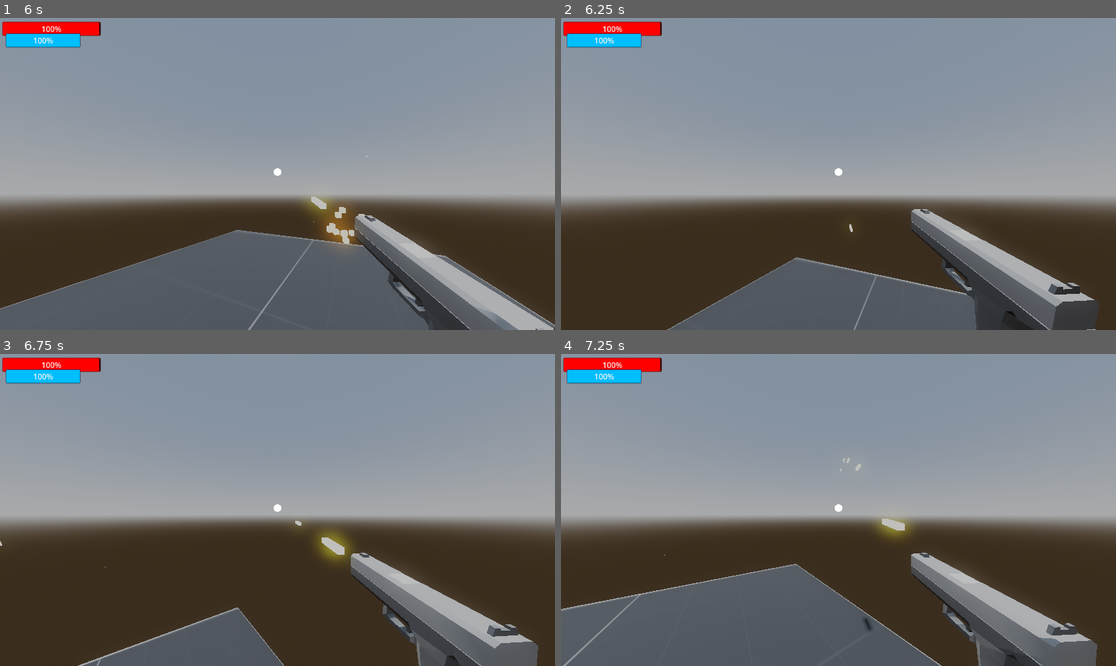
Above: before the commit, frames 1-4 (two rows, left to right).
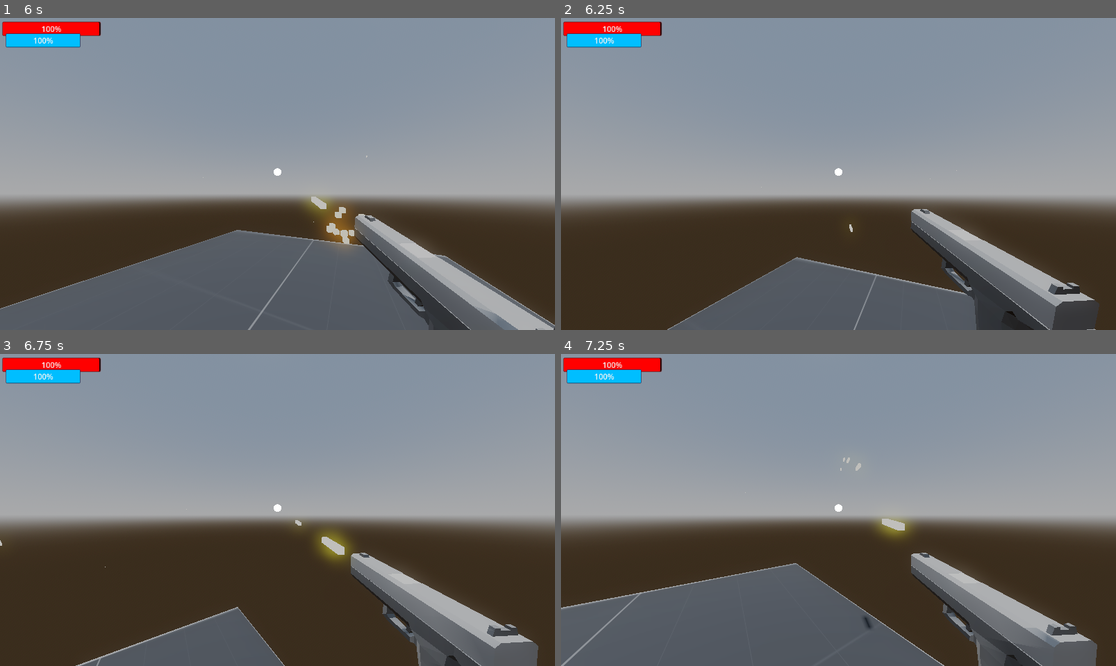
Above: after the commit, the same moments.

Repository: OliverSkogsrud/shooter
Game: Godot game, scene res://Scenes/world.tscn
The game is run twice, just before and just after one commit, with the same random seed, the same clock (stepped at 60 frames per second) and the same inputs.
Inputs (mouse positions are in pixels of both pictures, inside the frame that each line leads up to):
- Up to frame 1 (6 s): tap Enter (ui_accept) at 0.5, 0.77, 1.52, 3.02, 3.77, 4.52 s; move the mouse to (305, 174) at 0.52 s; tap A (a) at 0.6, 3.8, 4.35 s; click (305, 174) at 0.67 s; tap D (d) at 0.8, 1.35, 4.55, 5.1 s; move the mouse to (249, 174) at 1.27 s; click (249, 174) at 1.42 s; tap S (s) at 1.55, 2.1, 5.3, 5.85 s; move the mouse to (288, 167) at 2.02 s; click (288, 167) at 2.17 s; tap Ctrl (slide) at 2.3, 2.85 s; move the mouse to (271, 180) at 2.77 s; click (271, 180) at 2.92 s; tap W (w) at 3.05, 3.6 s; move the mouse to (316, 177) at 3.52 s; click (316, 177) at 3.67 s; move the mouse to (233, 170) at 4.27 s; click (233, 170) at 4.42 s; move the mouse to (283, 174) at 5.02 s; click (283, 174) at 5.17 s; move the mouse to (255, 167) at 5.77 s; click (255, 167) at 5.92 s
- Up to frame 2 (6.25 s): tap Enter (ui_accept) at 6.02 s; tap Ctrl (slide) at 6.05 s
- Up to frame 3 (6.75 s): move the mouse to (305, 510) at 6.52 s; press the mouse at (305, 510) at 6.53 s
- Up to frame 4 (7.25 s): tap Enter (ui_accept) at 6.77 s; tap W (w) at 6.8 s

Frame 1 is identical in both runs. In frame 2, less than 0.1% of the frame differs, in the area x 19-73%, y 48-100%; in frame 3, 0.2%; in frame 4, 0.7%, in the area x 0-89%, y 33-100%.

Commit message:
sliding now working as intendent

Diff:
--- a/scripts/player.gd
+++ b/scripts/player.gd
@@ -263,7 +263,7 @@
 
 		slide_speed -= 0.3
 
-		if get_floor_angle() >= 0.2 and sliding:
+		if get_floor_angle() >= 0.2 and sliding and get_real_velocity().y < 0:
 			slide_speed += get_floor_angle() * 3
 
 		velocity = velocity.move_toward(look_dir * slide_speed, 0.1) #= look_dir * slide_speed
Not shown, added: Sounds/paper-slide-89980.mp3.import
Not shown, added: Sounds/paper-slide-89980.mp3
